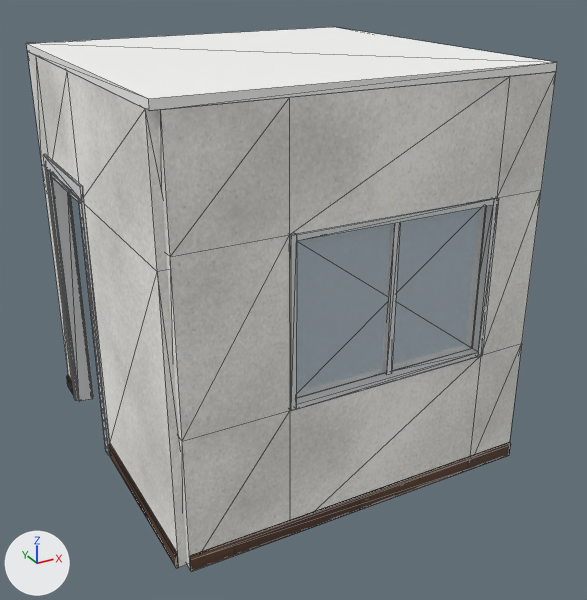
Before and after pictures for a commit that changed the glTF model kits/concessionaria/pieces/g_plan.glb.
The view is the same before and after, from a camera (50 mm lens) standing at (5.57, 3.93, 3.78) and looking at (8.41, 9.1, 1.2). Every picture has the same lights, and +X, +Y and +Z are marked at lower left. The first picture is the older version. Mesh edges are drawn as thin lines. Vertices at exactly the same position are counted once.

In view in the first picture: 'g_plan_ceil', 'g_plan_dkwood', 'g_plan_frame', 'g_plan_glass', 'g_plan_gold', 'g_plan_plaster'.
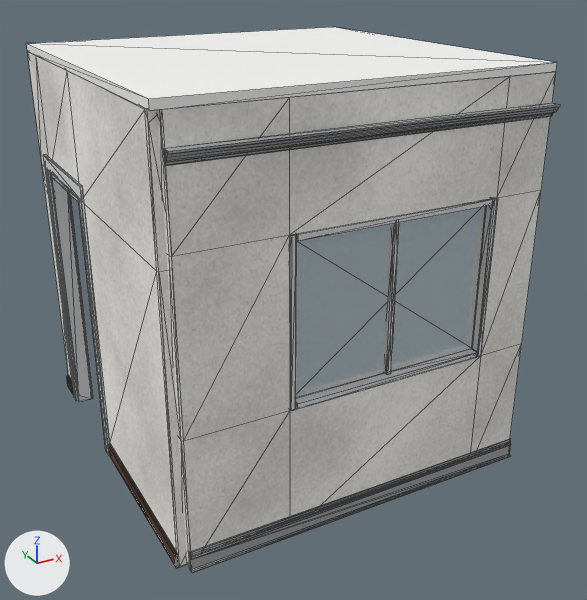
Boxes [x1, y1, x2, y2] around the edits, measured in the pictures (587 x 600 px):
'molduras', added
    after: [163, 103, 561, 573]
part 1 of me_g_plan_plaster, built on
    both: [67, 71, 290, 568]
'g_plan_dkwood', unchanged, covered by the edit
    before: [67, 375, 511, 571]
    after: [67, 375, 178, 568]

The change, as a list of edits to the scene's bpy script:
```text
Add mat_trim:
    mat_trim = principled_material('trim')
    mat_trim.base_color = (0.353, 0.361, 0.376)  # grey #a0a2a5
    mat_trim.roughness = 0.6
Change me_g_plan_plaster:
    used by ob_g_plan_plaster; location = (0.0, 0.0, 0.0)
    remove me_g_plan_plaster.from_pydata(...)  # 56 vertices, 108 faces; spans x 6.94..9.75, y 7.94..10.75, z 0.0..3.0
    add me_g_plan_plaster.from_pydata(...)  # 82 vertices, 160 faces; spans x 6.94..9.75, y 7.94..10.75, z 0.0..3.0
    me_g_plan_plaster part 1
    11 vertices are removed from x 6.94..7.06, y 7.94..8.06, z 0.0..3.0
    35 faces are deleted
    3 vertices move from x 6.94..7.06, y 8.0..8.06, z 2.1..2.2 to x 6.94..7.06, y 8.01..8.06, z 2.1..2.2
    22 vertices are added at x 6.94..7.06, y 7.94..8.06, z 0.0..3.0
    9 new vertices lie (-0.74, 0.0, 0.0) away from vertices in x 7.75, y 7.94..8.06, z 0.0..3.0
    6 new vertices lie (0.0, -1.54, 0.0) away from vertices in x 6.94..7.06, y 9.55, z 0.0..3.0
    87 new faces join them
Add me_molduras:
    me_molduras.from_pydata(...)  # 88 vertices, 160 faces; spans x 7.0..9.75, y 7.86..8.14, z 0.0..2.8
    me_molduras.materials.append(mat_trim)  # grey #a0a2a5
Add ob_molduras:
    ob_molduras = bpy.data.objects.new('molduras', me_molduras)
    ob_molduras.location = (0.0, 0.0, 0.0)
```
